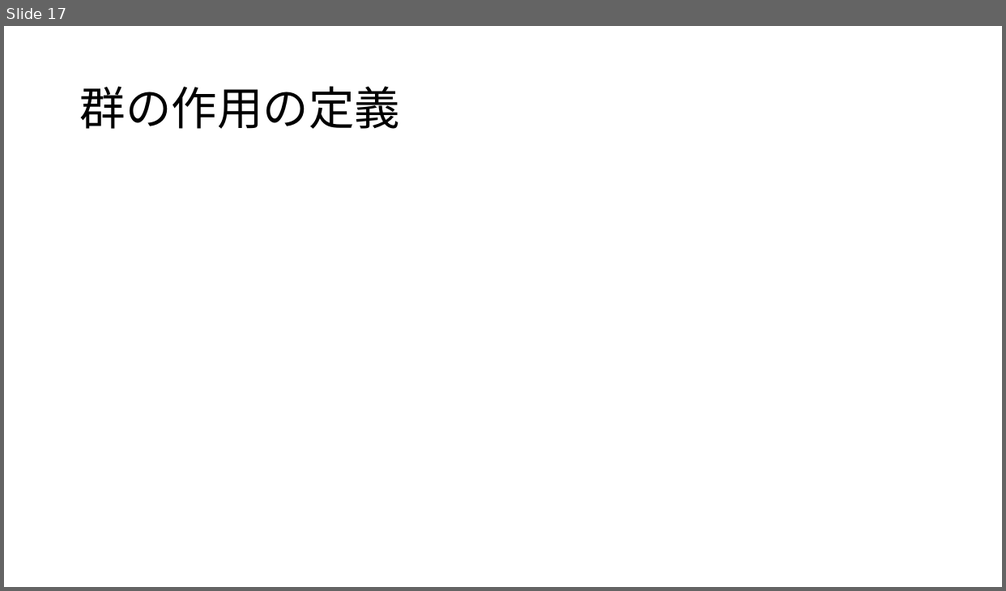
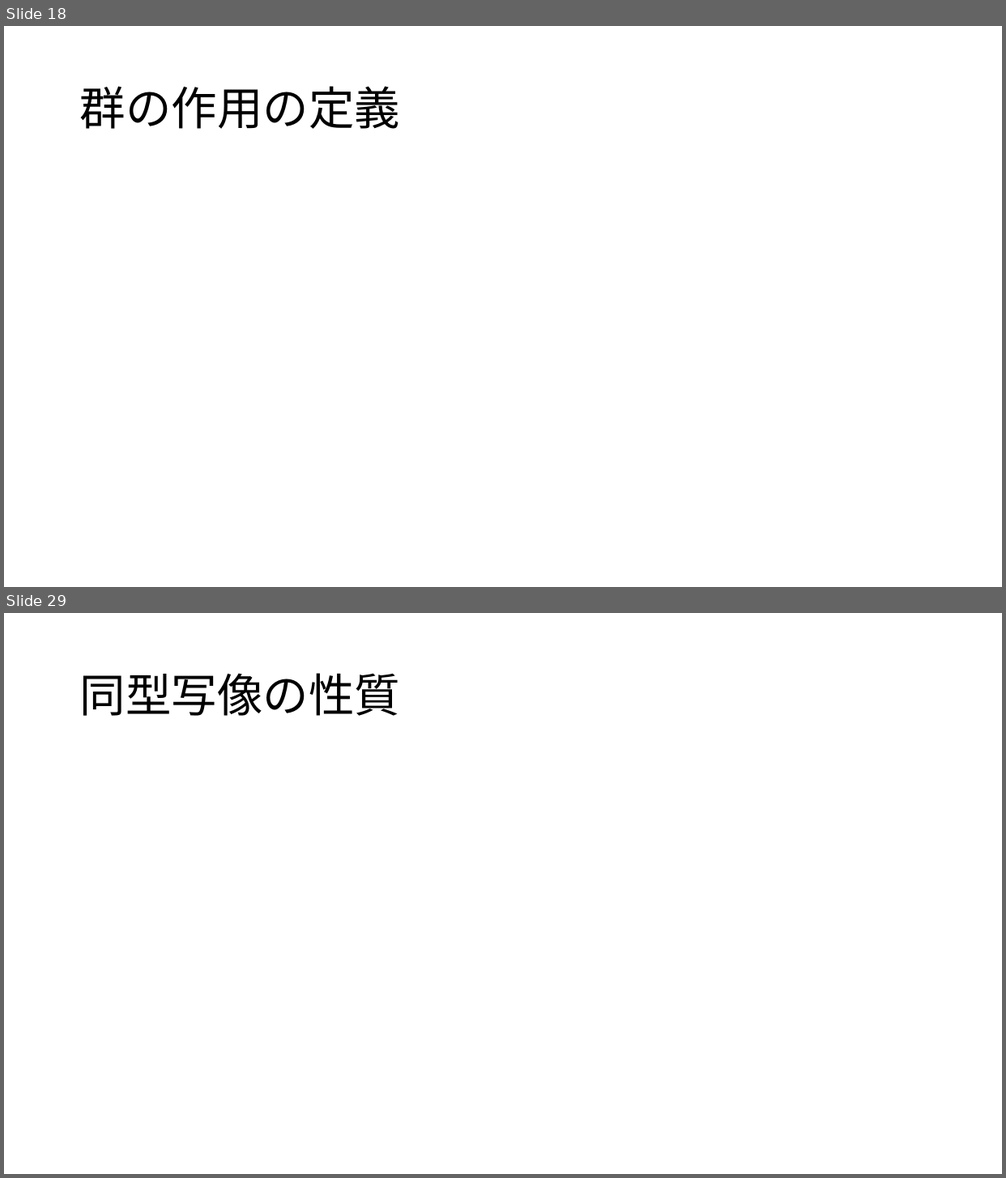
Before and after one commit to math-er/hyperbolic-space, a slide deck: section1(導入と一次分数変換)/群の気持ち.pptx. Shown one above the other, each under a label of ours: slide 17 before the commit, slides 18 and 29 after it; the slides between them are not shown. The pictures are 1006x591 and 1006x1178 pixels, drawn with LibreOffice and Linux fonts; fonts in the diff are those of the drawing; grey boxes stand for pictures. Boxes give left, top, right and bottom in pixels: in the first picture for what was removed or moved away, otherwise in the second. Text is boxed around its words. In the diff, an @@ line names an element or a change of style, - is before the commit and + after.

```diff
--- a/section1(導入と一次分数変換)/群の気持ち.pptx
+++ b/section1(導入と一次分数変換)/群の気持ち.pptx
@@ slide 29 added at (4,613,1002,1174), background #FFFFFF @@
@@ title added at (80,673,400,716), 44 pt, text #000000 @@
+同型写像の性質
@@ what was slide 17 is now slide 18 @@
```
Also in this commit, not shown: 2 slides changed, 8 other slides added.
